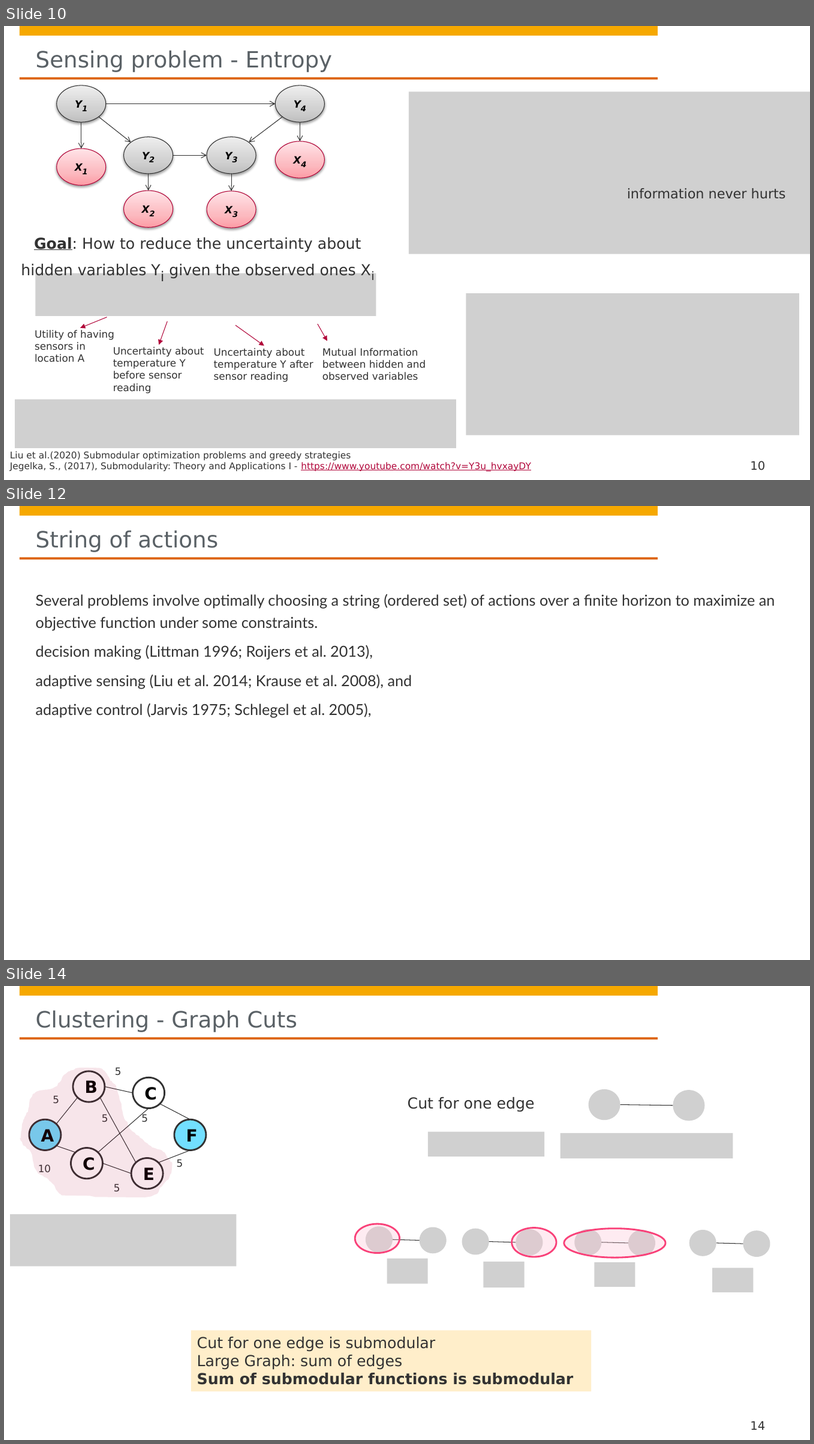
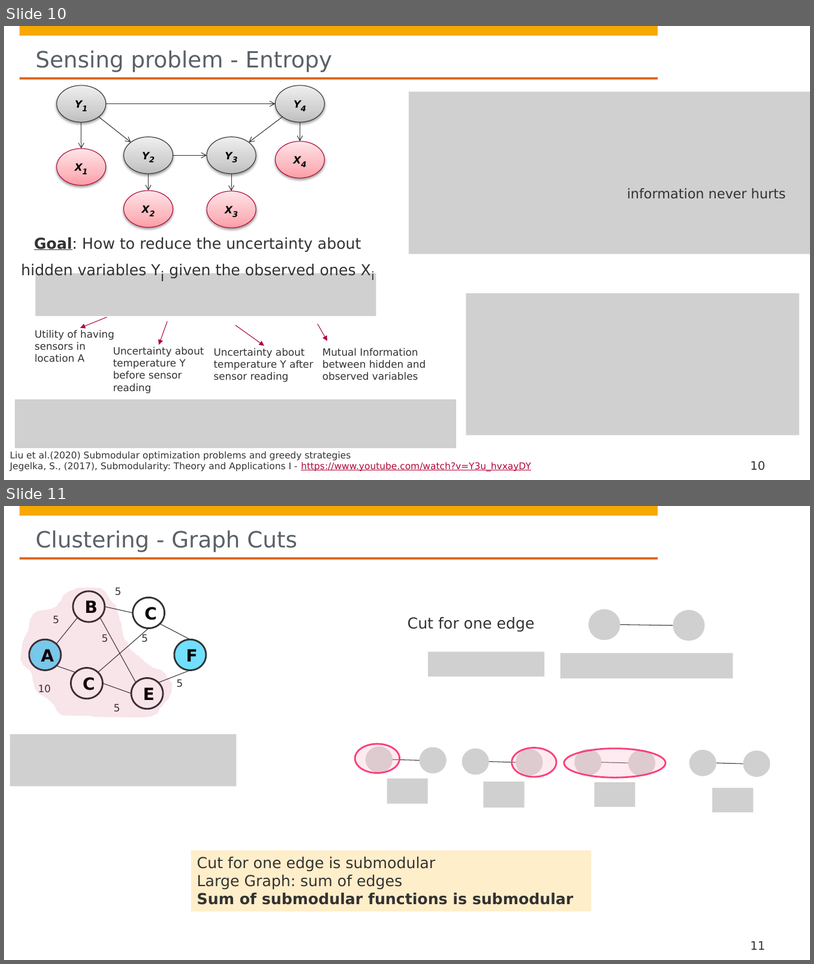
Before and after one commit to hpi-sam/GNN-Course-2020, a slide deck: 15. Submodular Functions and Applications.pptx. Shown one above the other, each under a label of ours: slides 10, 12 and 14 before the commit, slides 10 and 11 after it; the slides between them are not shown. The pictures are 814x1444 and 814x964 pixels, drawn with LibreOffice and Linux fonts; fonts in the diff are those of the drawing; grey boxes stand for pictures; background and template pictures are left out. Boxes give left, top, right and bottom in pixels: in the first picture for what was removed or moved away, otherwise in the second. Text is boxed around its words. In the diff, an @@ line names an element or a change of style, - is before the commit and + after.

```diff
--- a/15. Submodular Functions and Applications.pptx
+++ b/15. Submodular Functions and Applications.pptx
@@ slide 12 removed at [4, 506, 810, 960], background #FFFFFF; not listed: 4 template elements that a slide beside it also shows @@
@@ title removed at [36, 530, 218, 552] @@
-String of actions
@@ text removed at [36, 594, 776, 718] @@
-Several problems involve optimally choosing a string (ordered set) of actions over a finite horizon to maximize an objective function under some constraints.
-decision making (Littman 1996; Roijers et al. 2013),
-adaptive sensing (Liu et al. 2014; Krause et al. 2008), and
-adaptive control (Jarvis 1975; Schlegel et al. 2005),
@@ what was slide 14 is now slide 11 @@
@@ page number at [750, 940, 765, 949]: text changed @@
-14
+11
```
Also in this commit, not shown: 3 slides changed, 2 slides added, 7 other slides removed.
